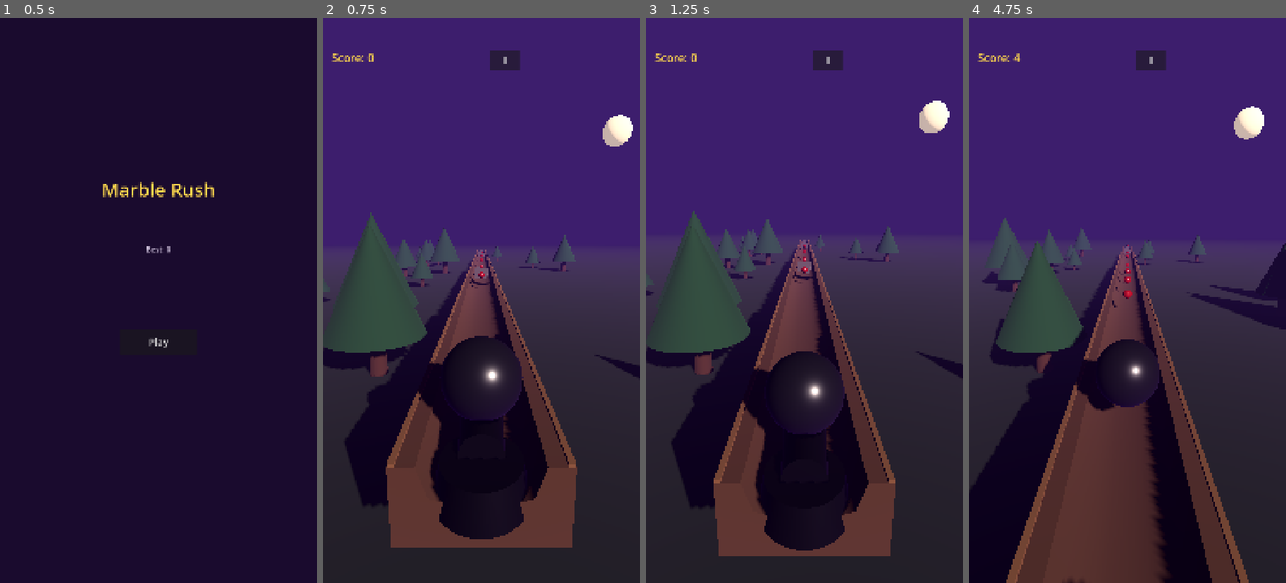
Above: before the commit, frames 1-4 (left to right).
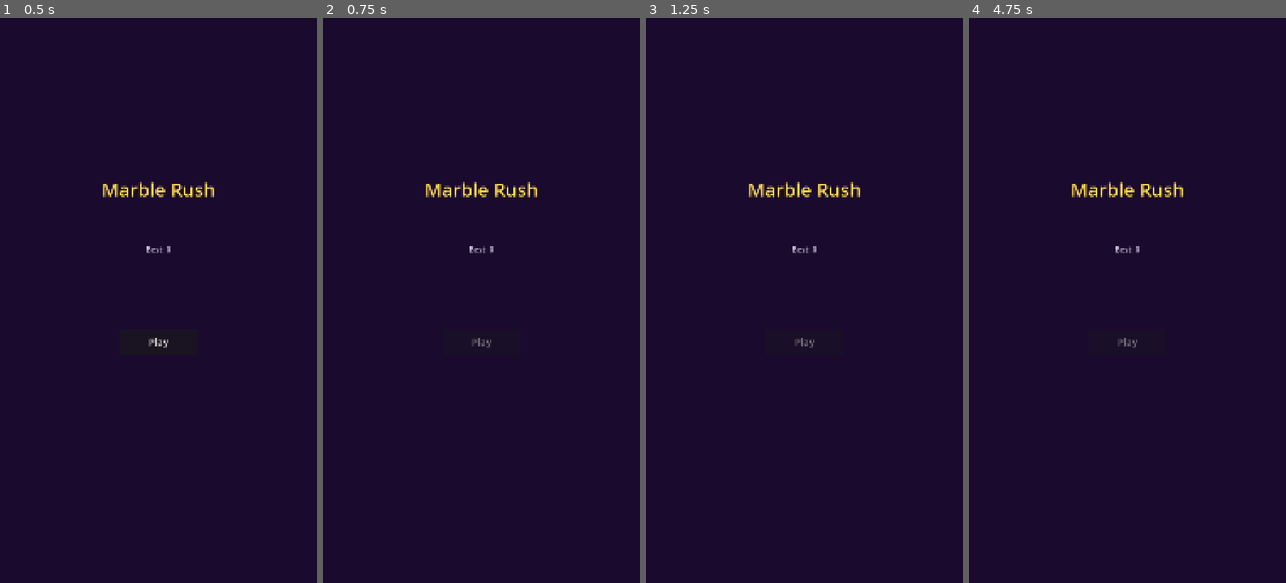
Above: after the commit, the same moments.

Repository: Ebrahassad/marble-rush
Game: Godot game, scene res://scenes/MainMenu.tscn
The game is run twice, just before and just after one commit, with the same random seed, the same clock (stepped at 60 frames per second) and the same inputs.
Inputs (mouse positions are in pixels of both pictures, inside the frame that each line leads up to):
- Up to frame 1 (0.5 s): no input
- Up to frame 2 (0.75 s): click "Play" at 0.5 s
- Up to frame 3 (1.25 s): no input
- Up to frame 4 (4.75 s): click (1149, 57) at 1.25 s, where only the run before the commit has a clickable "II"; click (1127, 357) at 2 s, where only the run before the commit has a clickable "Main Menu"; click (1127, 340) at 2.75 s, where only the run before the commit has a clickable "Play"; click (1149, 57) at 3.5 s, where only the run before the commit has a clickable "II"; click (1127, 289) at 4.25 s, where only the run before the commit has a clickable "Resume"

Frame 1 is identical in both runs. In frame 2, 72% of the frame differs, in the area x 0-100%, y 0-94%; in frame 3, 70%; in frame 4, 78%, in the area x 0-100%, y 0-100%.
Error after the commit: Invalid assignment of property or key 'visible' with value of type 'bool' on a base object of type 'null instance'. (res://scripts/main_menu.gd:9)

Commit message:
Guaranteed visible loading bar, layered pine trees with color variety, dirt berms flanking the dug-in path

Diff:
--- a/scenes/TrackPiece.tscn
+++ b/scenes/TrackPiece.tscn
@@ -12,6 +12,13 @@
 [sub_resource type="StandardMaterial3D" id="StandardMaterial3D_rail"]
 albedo_color = Color(0.55, 0.4, 0.22, 1)
 roughness = 0.9
+
+[sub_resource type="BoxMesh" id="BoxMesh_berm"]
+size = Vector3(0.6, 0.5, 2.2)
+
+[sub_resource type="StandardMaterial3D" id="StandardMaterial3D_berm"]
+albedo_color = Color(0.24, 0.15, 0.09, 1)
+roughness = 1.0
 
 [node name="TrackPiece" type="StaticBody3D"]
 script = ExtResource("2")
@@ -32,3 +39,13 @@
 transform = Transform3D(1, 0, 0, 0, 1, 0, 0, 0, 1, 1.05, 1.12, 0)
 mesh = SubResource("BoxMesh_rail")
 surface_material_override/0 = SubResource("StandardMaterial3D_rail")
+
+[node name="BermLeft" type="MeshInstance3D" parent="."]
+transform = Transform3D(1, 0, 0, 0, 1, 0, 0, 0, 1, -1.5, 0.9, 0)
+mesh = SubResource("BoxMesh_berm")
+surface_material_override/0 = SubResource("StandardMaterial3D_berm")
+
+[node name="BermRight" type="MeshInstance3D" parent="."]
+transform = Transform3D(1, 0, 0, 0, 1, 0, 0, 0, 1, 1.5, 0.9, 0)
+mesh = SubResource("BoxMesh_berm")
+surface_material_override/0 = SubResource("StandardMaterial3D_berm")
--- a/scenes/Tree.tscn
+++ b/scenes/Tree.tscn
@@ -3,29 +3,33 @@
 [sub_resource type="CylinderMesh" id="CylinderMesh_trunk"]
 top_radius = 0.15
 bottom_radius = 0.2
-height = 1.2
+height = 1.0
 
 [sub_resource type="StandardMaterial3D" id="StandardMaterial3D_trunk"]
-albedo_color = Color(0.32, 0.2, 0.1, 1)
+albedo_color = Color(0.3, 0.19, 0.1, 1)
 roughness = 1.0
 
-[sub_resource type="CylinderMesh" id="CylinderMesh_leaves"]
+[sub_resource type="CylinderMesh" id="CylinderMesh_leaves_lower"]
 top_radius = 0.0
-bottom_radius = 1.1
-height = 2.4
+bottom_radius = 1.0
+height = 1.6
 
-[sub_resource type="StandardMaterial3D" id="StandardMaterial3D_leaves"]
-albedo_color = Color(0.1, 0.32, 0.14, 1)
-roughness = 0.95
+[sub_resource type="CylinderMesh" id="CylinderMesh_leaves_upper"]
+top_radius = 0.0
+bottom_radius = 0.65
+height = 1.3
 
 [node name="Tree" type="Node3D"]
 
 [node name="Trunk" type="MeshInstance3D" parent="."]
-transform = Transform3D(1, 0, 0, 0, 1, 0, 0, 0, 1, 0, 0.6, 0)
+transform = Transform3D(1, 0, 0, 0, 1, 0, 0, 0, 1, 0, 0.5, 0)
 mesh = SubResource("CylinderMesh_trunk")
 surface_material_override/0 = SubResource("StandardMaterial3D_trunk")
 
-[node name="Leaves" type="MeshInstance3D" parent="."]
-transform = Transform3D(1, 0, 0, 0, 1, 0, 0, 0, 1, 0, 2.1, 0)
-mesh = SubResource("CylinderMesh_leaves")
-surface_material_override/0 = SubResource("StandardMaterial3D_leaves")
+[node name="LeavesLower" type="MeshInstance3D" parent="."]
+transform = Transform3D(1, 0, 0, 0, 1, 0, 0, 0, 1, 0, 1.7, 0)
+mesh = SubResource("CylinderMesh_leaves_lower")
+
+[node name="LeavesUpper" type="MeshInstance3D" parent="."]
+transform = Transform3D(1, 0, 0, 0, 1, 0, 0, 0, 1, 0, 2.7, 0)
+mesh = SubResource("CylinderMesh_leaves_upper")
--- a/scripts/main_menu.gd
+++ b/scripts/main_menu.gd
@@ -1,8 +1,39 @@
 extends Control
+
+var loading: bool = false
+var loading_start_time: int = 0
+const MIN_LOADING_MS := 600
 
 func _ready() -> void:
 	$BestLabel.text = "Best: %d" % GameManager.best_score
+	$LoadingPanel.visible = false
 
 func _on_play_pressed() -> void:
 	GameManager.reset()
-	get_tree().change_scene_to_file("res://scenes/Main.tscn")
+	$PlayButton.disabled = true
+	$LoadingPanel.visible = true
+	$LoadingPanel/LoadingBar.value = 0.0
+	loading_start_time = Time.get_ticks_msec()
+	ResourceLoader.load_threaded_request("res://scenes/Main.tscn")
+	loading = true
+
+func _process(_delta: float) -> void:
+	if not loading:
+		return
+	var progress: Array = []
+	var status: int = ResourceLoader.load_threaded_get_status("res://scenes/Main.tscn", progress)
+	if status == ResourceLoader.THREAD_LOAD_IN_PROGRESS:
+		if progress.size() > 0:
+			$LoadingPanel/LoadingBar.value = progress[0] * 100.0
+	elif status == ResourceLoader.THREAD_LOAD_LOADED:
+		var elapsed: int = Time.get_ticks_msec() - loading_start_time
+		if elapsed < MIN_LOADING_MS:
+			$LoadingPanel/LoadingBar.value = 100.0
+			await get_tree().create_timer(float(MIN_LOADING_MS - elapsed) / 1000.0).timeout
+		loading = false
+		var packed_scene: PackedScene = ResourceLoader.load_threaded_get("res://scenes/Main.tscn")
+		get_tree().change_scene_to_packed(packed_scene)
+	elif status == ResourceLoader.THREAD_LOAD_FAILED:
+		loading = false
+		$LoadingPanel.visible = false
+		$PlayButton.disabled = false
--- a/scripts/track_manager.gd
+++ b/scripts/track_manager.gd
@@ -69,6 +69,13 @@
 		var scale_factor: float = rng.randf_range(1.0, 2.2)
 		tree.global_position = Vector3(x_offset, -1.2, next_z)
 		tree.scale = Vector3(scale_factor, scale_factor, scale_factor)
+		tree.rotate_y(rng.randf_range(0.0, TAU))
+		var tint := StandardMaterial3D.new()
+		tint.albedo_color = Color(0.08, rng.randf_range(0.26, 0.4), 0.1)
+		tint.roughness = 0.95
+		for leaf_name in ["LeavesLower", "LeavesUpper"]:
+			var leaf: MeshInstance3D = tree.get_node(leaf_name)
+			leaf.set_surface_override_material(0, tint)
 		active_trees.append(tree)
 
 	next_z -= piece_length
Not shown: 1 places in scenes/TrackPiece.tscn that only renumber resources
